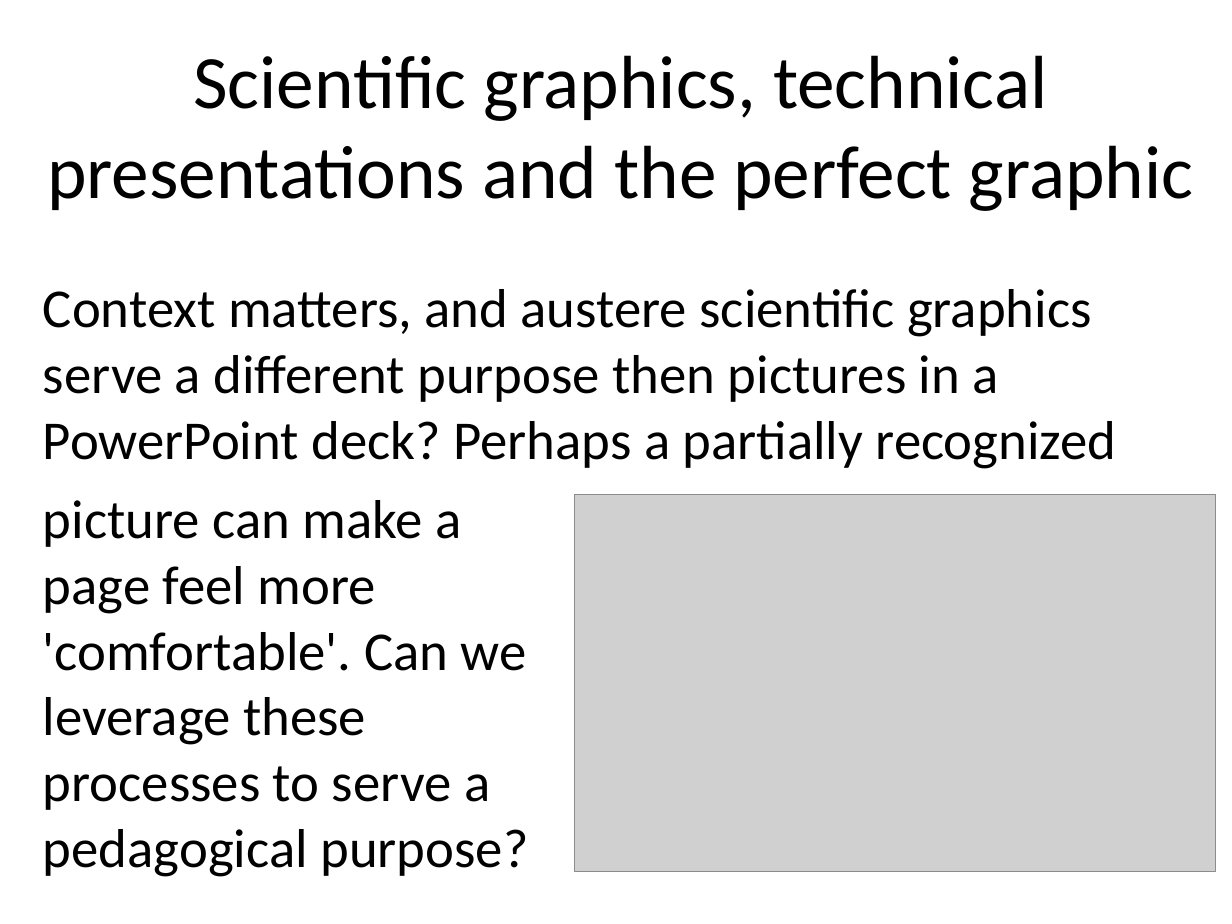
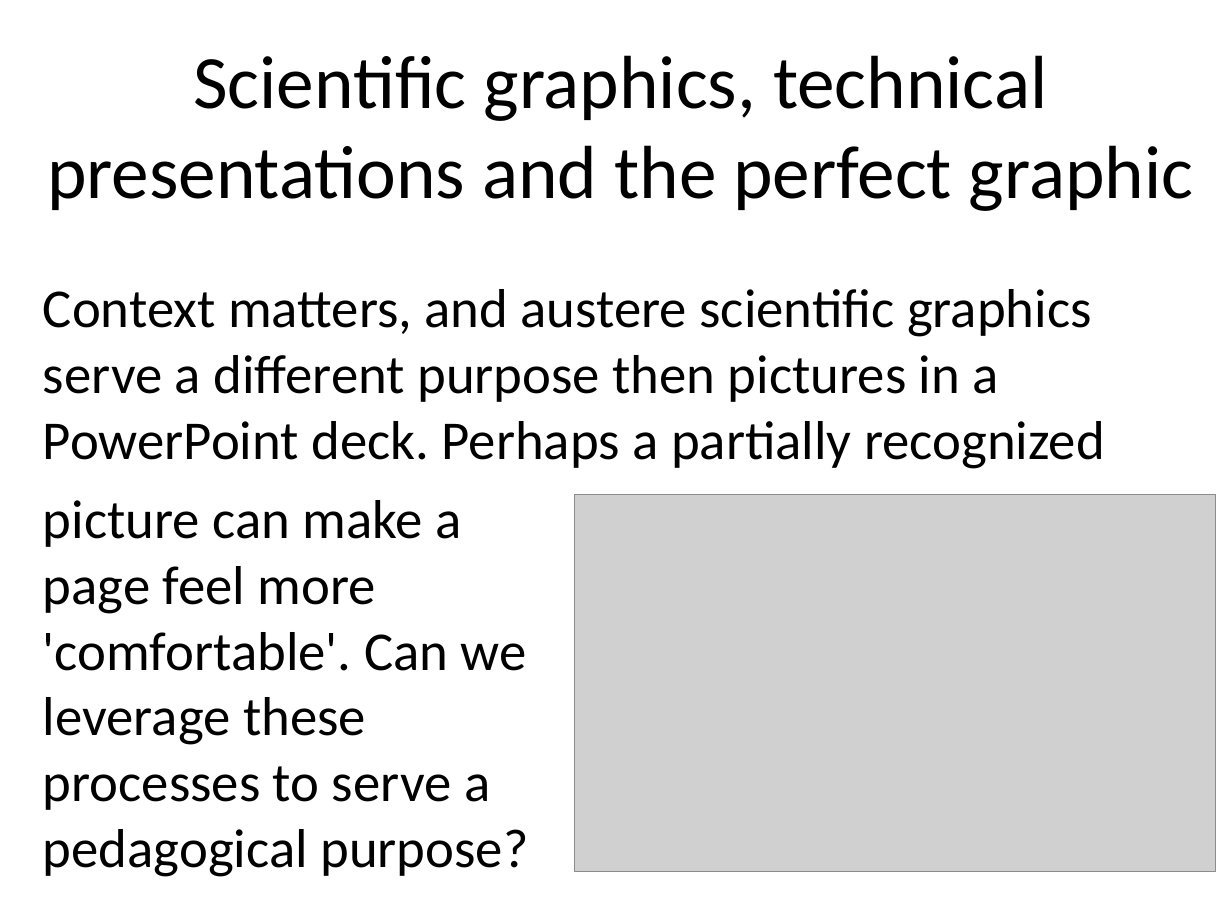
Before and after one commit to benralexander/lv, a slide deck: slide 6 of myD3_latest_c.ppt. Drawn at 1232x924 pixels with LibreOffice and Linux fonts; fonts in the diff are those of the drawing; grey boxes stand for pictures. Boxes give left, top, right and bottom in pixels: in the first picture for what was removed or moved away, otherwise in the second. Text is boxed around its words. In the diff, an @@ line names an element or a change of style, - is before the commit and + after.

```diff
--- a/myD3_latest_c.ppt
+++ b/myD3_latest_c.ppt
@@ text at bbox=[43, 289, 1105, 469]: text changed @@
-Context matters, and austere scientific graphics serve a different purpose then pictures in a PowerPoint deck? Perhaps a partially recognized
+Context matters, and austere scientific graphics serve a different purpose then pictures in a PowerPoint deck. Perhaps a partially recognized
```
Also in this commit, not shown: 2 other slides changed, 8 slides added, 8 other files.
